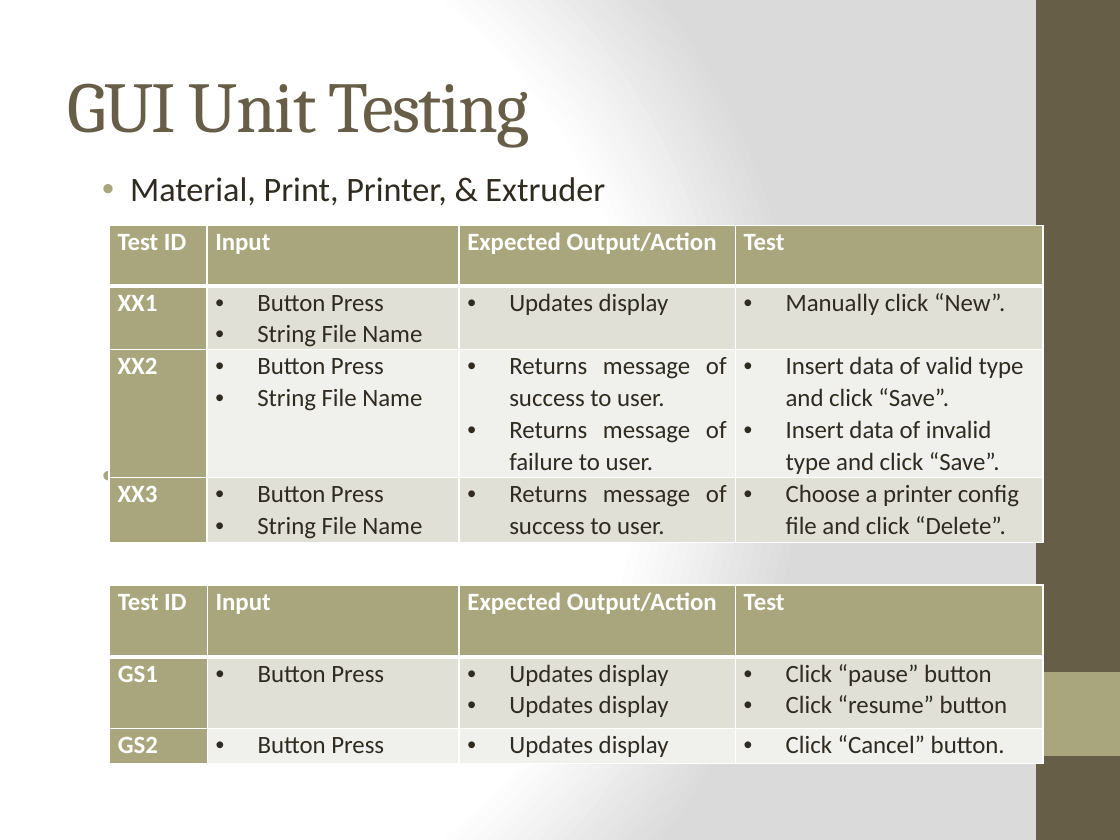
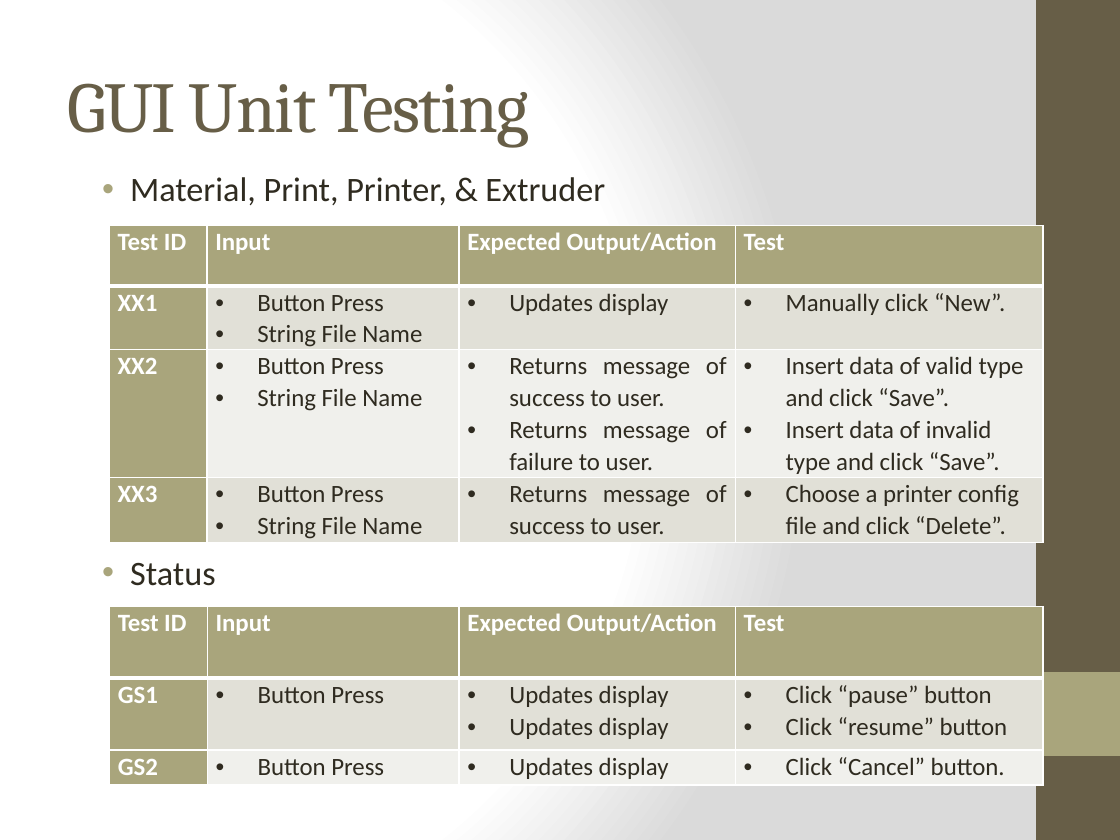
Before and after one commit to qpHalcy0n/SRDesign, a slide deck: slide 14 of Test Plan Presentation/Team Ink3d Test Plan.pptx. Drawn at 1120x840 pixels with LibreOffice and Linux fonts; fonts in the diff are those of the drawing. Boxes give left, top, right and bottom in pixels: in the first picture for what was removed or moved away, otherwise in the second. Text is boxed around its words. In the diff, an @@ line names an element or a change of style, - is before the commit and + after.

```diff
--- a/Test Plan Presentation/Team Ink3d Test Plan.pptx
+++ b/Test Plan Presentation/Team Ink3d Test Plan.pptx
@@ text "Material, Print, Printer, & Extruder" rewrapped from (x1=130, y1=177, x2=605, y2=498) to (x1=130, y1=177, x2=605, y2=586) @@
@@ table moved from (x1=110, y1=585, x2=1044, y2=763) to (x1=110, y1=607, x2=1044, y2=785) @@
```
Also in this commit, not shown: 8 other slides changed, 2 slides removed.
